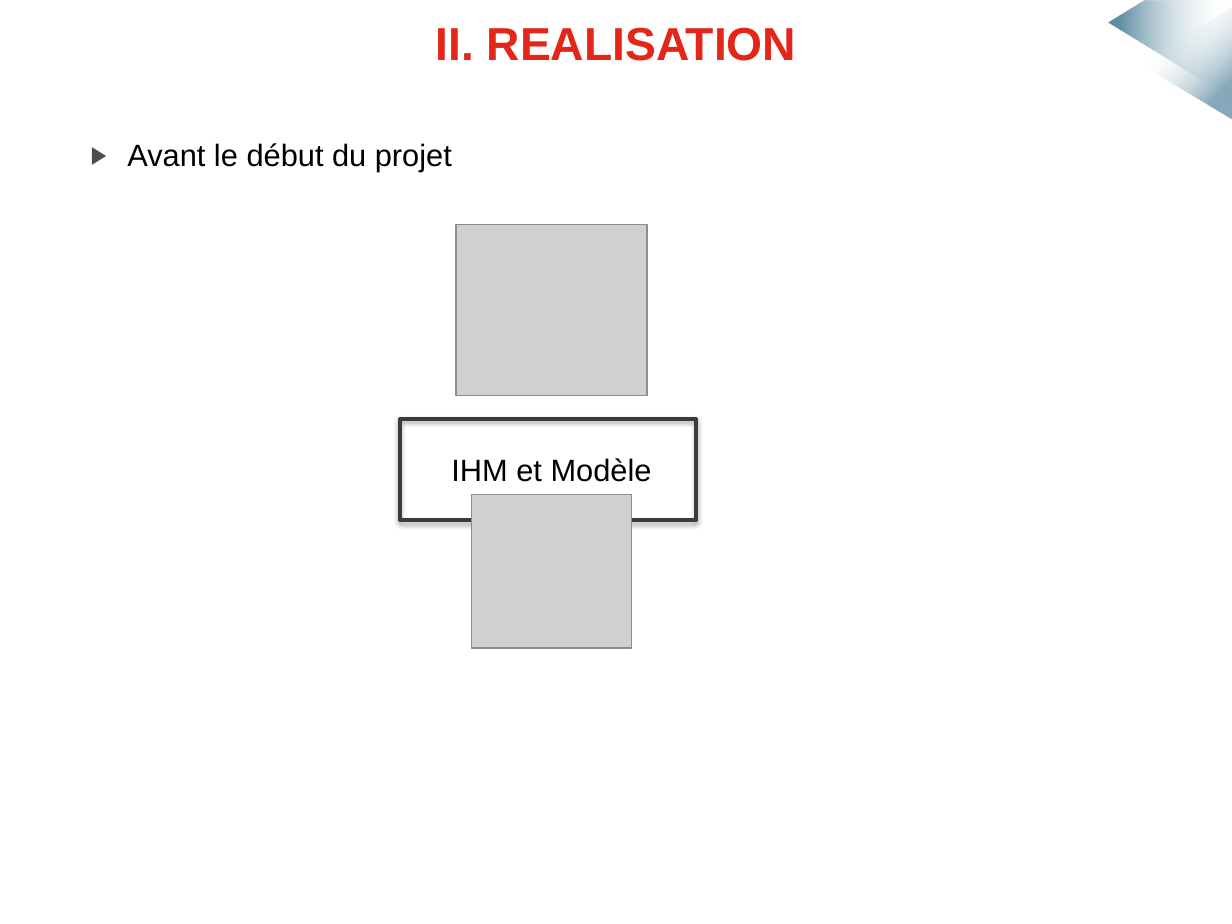
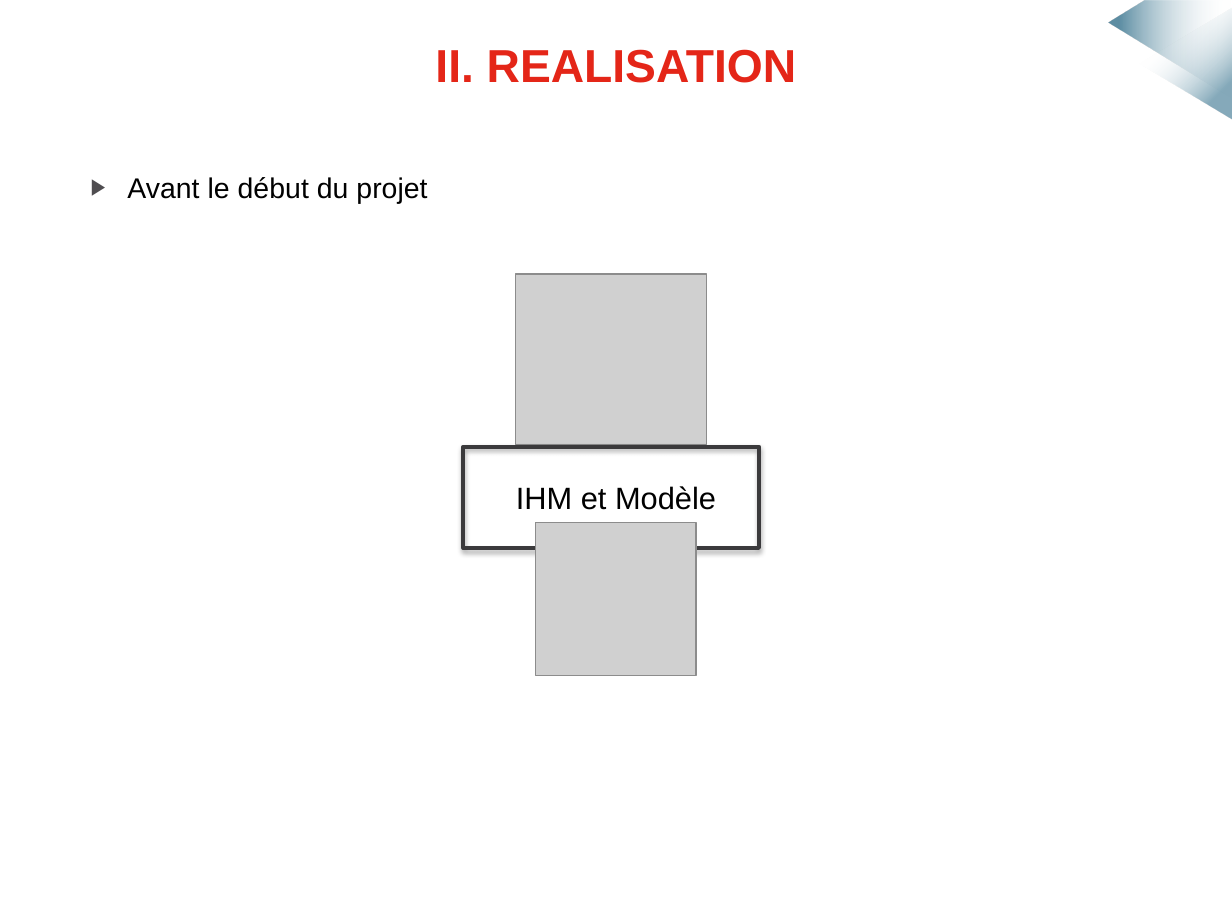
Before and after one commit to mmeven/EP_Domotique_Tablette, a slide deck: slide 6 of Rendu/Diapo_soutenance.pptx. Drawn at 1232x924 pixels with LibreOffice and Linux fonts; fonts in the diff are those of the drawing; grey boxes stand for pictures; background and template pictures are left out. Boxes give left, top, right and bottom in pixels: in the first picture for what was removed or moved away, otherwise in the second. Text is boxed around its words. In the diff, an @@ line names an element or a change of style, - is before the commit and + after.

```diff
--- a/Rendu/Diapo_soutenance.pptx
+++ b/Rendu/Diapo_soutenance.pptx
@@ title "II. REALISATION": place and size @@
-title "II. REALISATION" at bbox=[435, 27, 797, 61]
+title "II. REALISATION" at bbox=[435, 49, 797, 83]
@@ text "Avant le début du projet" at bbox=[127, 177, 427, 204]: size 18 to 16.6 pt; line spacing 0.9 to 0.7 @@
@@ picture: place and size @@
-picture at bbox=[456, 224, 647, 395]
+picture at bbox=[516, 274, 707, 445]
@@ rectangle: place and size @@
-rectangle at bbox=[400, 419, 696, 520]
+rectangle at bbox=[463, 447, 759, 548]
@@ text "IHM et Modèle": place and size @@
-text "IHM et Modèle" at bbox=[451, 458, 652, 482]
+text "IHM et Modèle" at bbox=[516, 486, 716, 510]
@@ picture: place and size @@
-picture at bbox=[472, 494, 632, 647]
+picture at bbox=[536, 522, 696, 675]
```
Also in this commit, not shown: 15 other slides changed, 1 slide removed.
